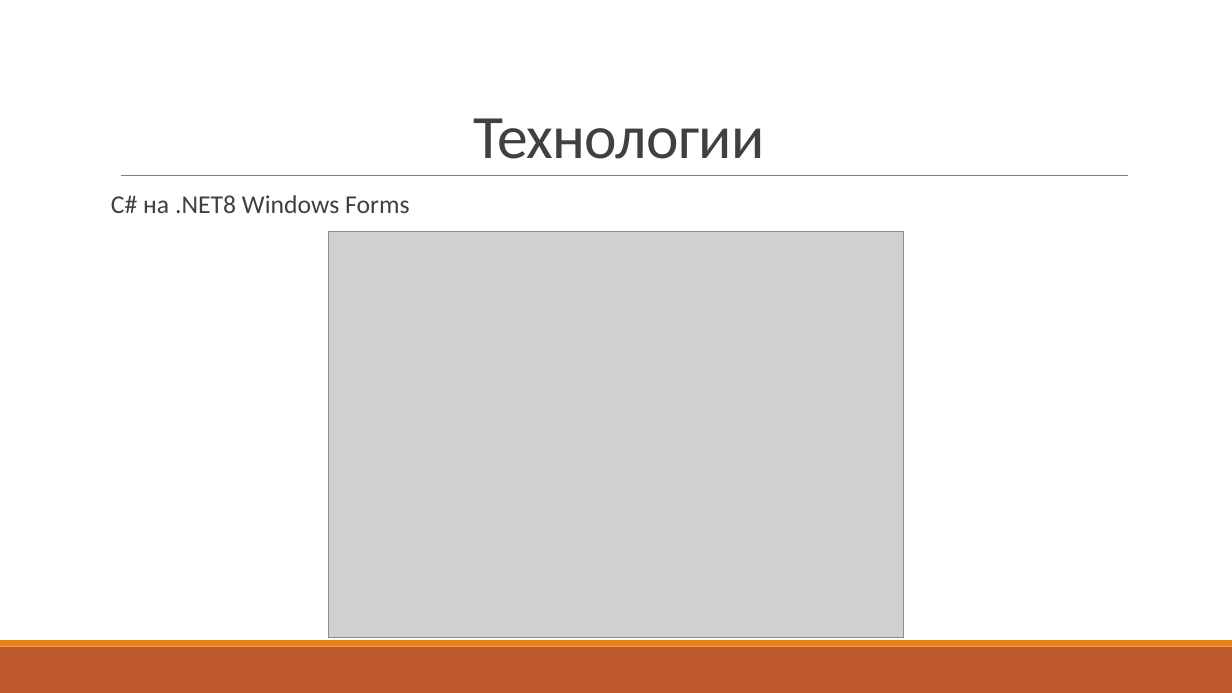
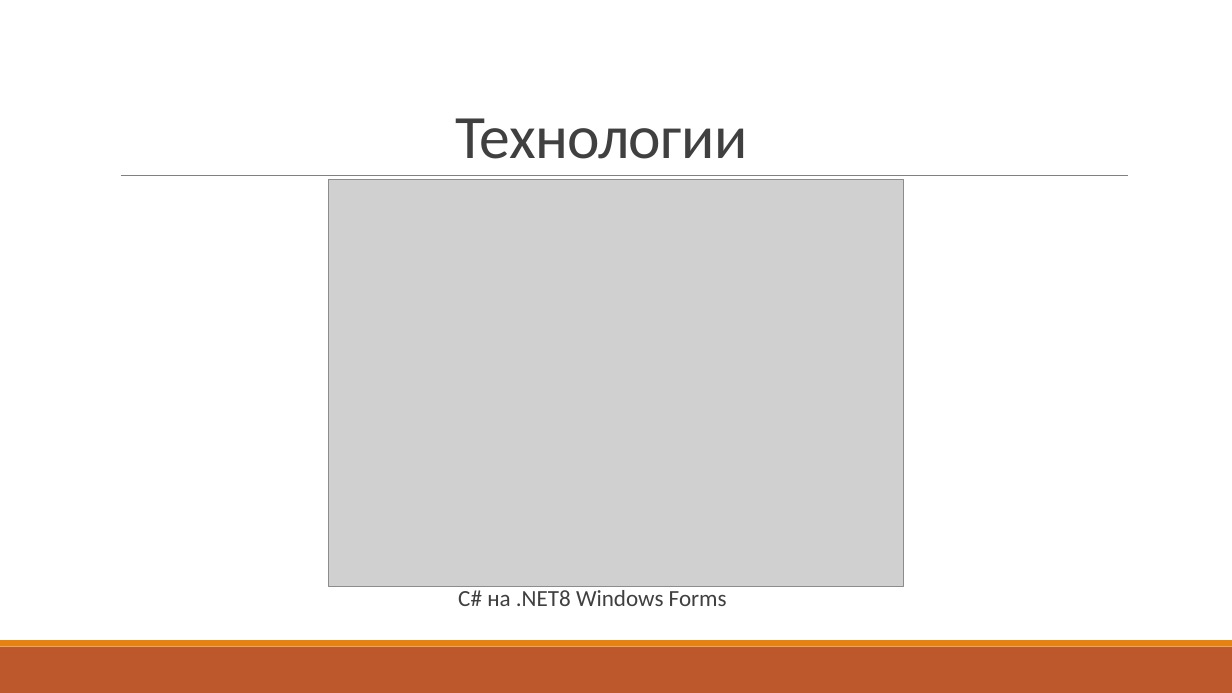
Before and after one commit to VitasVital/Bachelor_course, a slide deck: slide 4 of Maga4Sem/ВКР/Защита ВКР/Для сдачи ВКР/Гусев В.Е. 09-335 ВКР магистерская работа.pptx. Drawn at 1232x693 pixels with LibreOffice and Linux fonts; fonts in the diff are those of the drawing; grey boxes stand for pictures. Boxes give left, top, right and bottom in pixels: in the first picture for what was removed or moved away, otherwise in the second. Text is boxed around its words. In the diff, an @@ line names an element or a change of style, - is before the commit and + after.

```diff
--- a/Maga4Sem/ВКР/Защита ВКР/Для сдачи ВКР/Гусев В.Е. 09-335 ВКР магистерская работа.pptx
+++ b/Maga4Sem/ВКР/Защита ВКР/Для сдачи ВКР/Гусев В.Е. 09-335 ВКР магистерская работа.pptx
@@ title "Технологии": place and size @@
-title "Технологии" at [473,118,765,159]
+title "Технологии" at [456,118,748,159]
@@ picture: place and size @@
-picture at [328,231,904,638]
+picture at [328,180,904,587]
@@ text "C# на .NET8 Windows Forms": place and size @@
-text "C# на .NET8 Windows Forms" at [111,195,410,213]
+text "C# на .NET8 Windows Forms" at [458,590,727,606]
@@ text "C# на .NET8 Windows Forms" at [458,590,727,606]: size 20 to 18 pt @@
```
Also in this commit, not shown: 10 other slides changed, 1 slide added, 1 slide removed, 1 other file.
